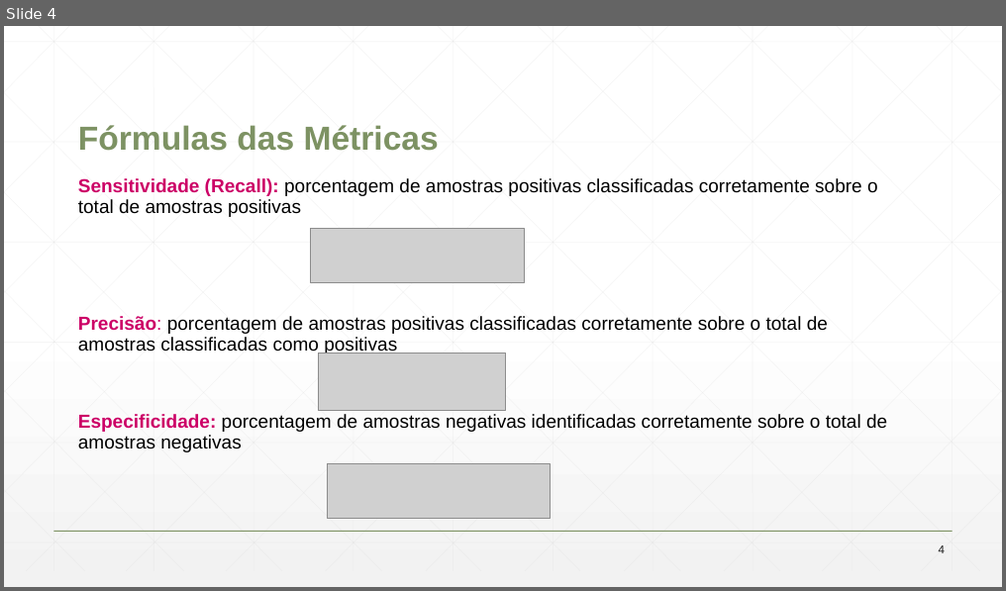
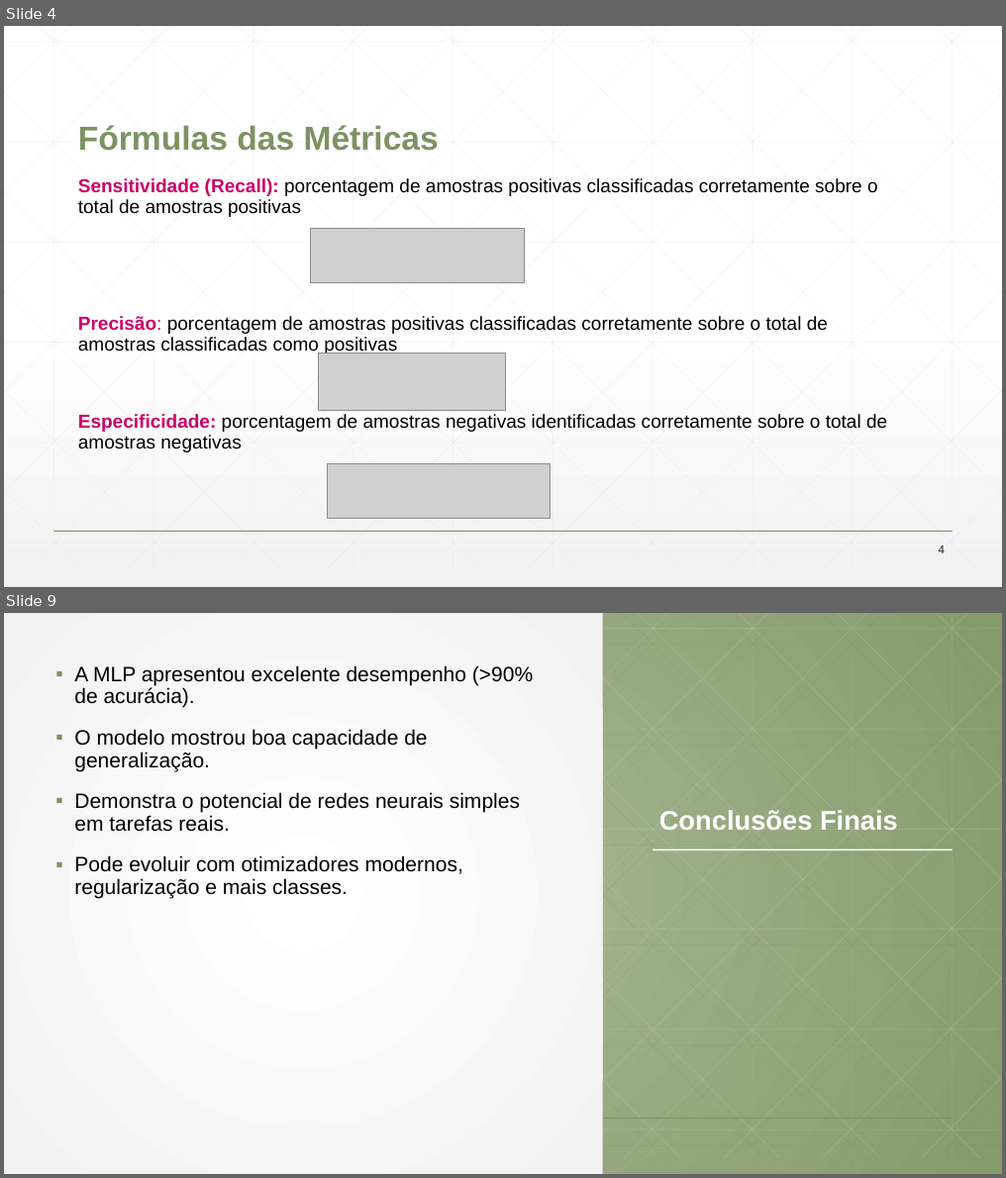
Before and after one commit to henrylrech/nba, a slide deck: Projeto_RNA_MLP_Modelo_de_Relatório.odp. Shown one above the other, each under a label of ours: slide 4 before the commit, slides 4 and 9 after it; the slides between them are not shown. The pictures are 1006x591 and 1006x1178 pixels, drawn with LibreOffice and Linux fonts; fonts in the diff are those of the drawing; grey boxes stand for pictures; background and template pictures are left out. Boxes give left, top, right and bottom in pixels: in the first picture for what was removed or moved away, otherwise in the second. Text is boxed around its words. In the diff, an @@ line names an element or a change of style, - is before the commit and + after.

```diff
--- a/Projeto_RNA_MLP_Modelo_de_Relatório.odp
+++ b/Projeto_RNA_MLP_Modelo_de_Relatório.odp
@@ slide 9 added at (4,613,1002,1174), background gradient #A5B592 to #859B6B; not listed: 47 template elements that a slide beside it also shows @@
@@ rectangle added at (4,613,603,1174), fill gradient #FFFFFF to #F2F2F2 @@
@@ text added at (74,665,533,899), 20 pt, text #000000 @@
+▪ A MLP apresentou excelente desempenho (>90% de acurácia).
+▪ O modelo mostrou boa capacidade de generalização.
+▪ Demonstra o potencial de redes neurais simples em tarefas reais.
+▪ Pode evoluir com otimizadores modernos, regularização e mais classes.
@@ title added at (659,810,898,830), 26 pt, text #FFFFFF, bold @@
+Conclusões Finais
@@ line added from (652, 851) to (952, 851), #FFFFFF 1.5 pt @@
@@ group added at (4,613,1002,1174): 46 lines @@
```
Also in this commit, not shown: 2 slides changed, 4 other slides added, 3 slides removed, 4 other files.
